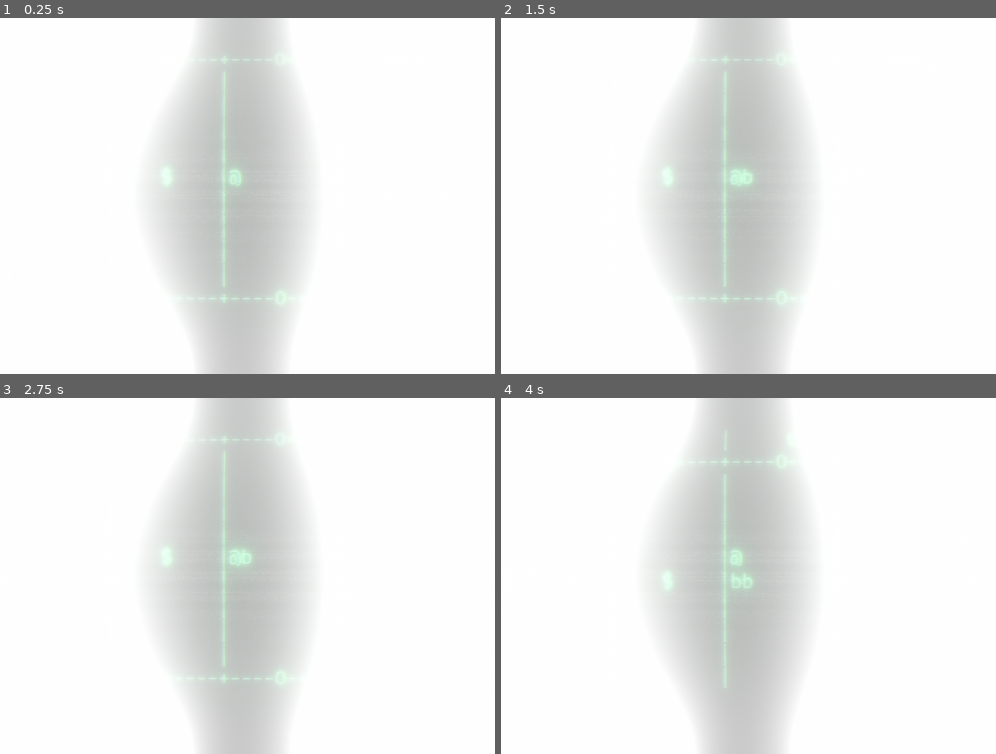
Above: before the commit, frames 1-4 (two rows, left to right).
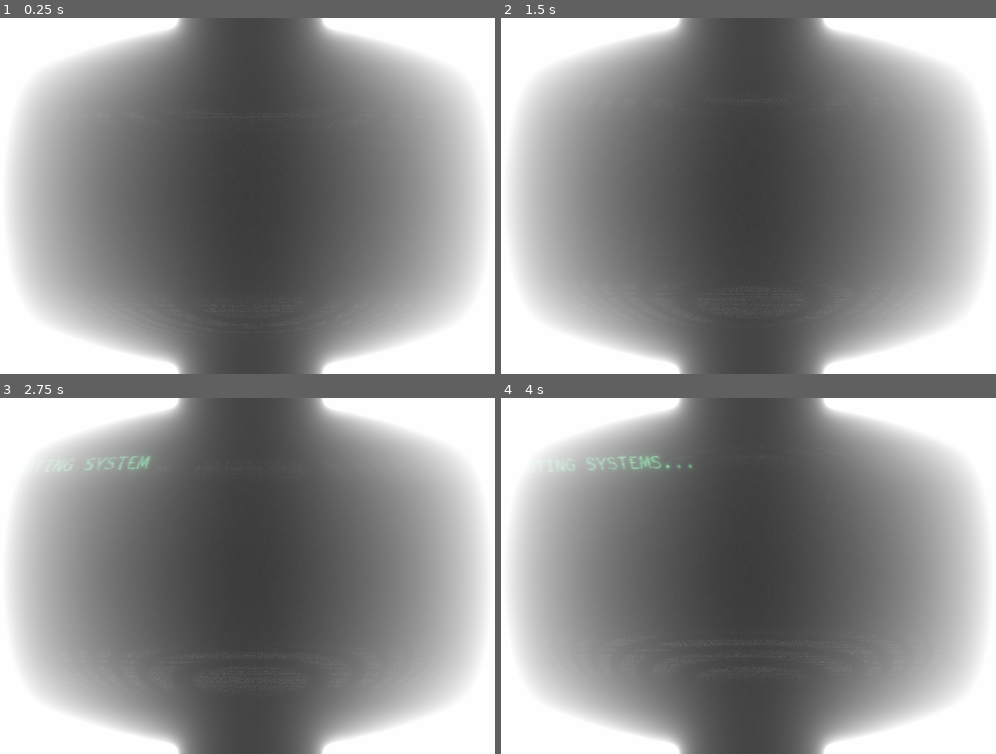
Above: after the commit, the same moments.

Repository: JakobSchauser/inversion-control
Game: Godot game, scene res://world.tscn
Two runs of this game, one before a commit and one after it. Both use one fixed random seed, a clock stepped at 60 frames per second and the inputs below.
Inputs:
- Up to frame 1 (0.25 s): no input
- Up to frame 2 (1.5 s): tap Enter (ui_accept) at 0.5, 0.77, 0.8, 1.07, 1.25, 1.35 s; hold Right (ui_right) 0.53-1.28 s; tap B (b) at 0.6 s; hold Backspace (backspace) from 1.28 s (still down)
- Up to frame 3 (2.75 s): tap Enter (ui_accept) at 1.52, 1.82, 2.3 s; tap B (b) at 1.55, 2.1 s; tap R (restart) at 2 s; release Backspace (backspace) at 2.03 s; hold Right (ui_right) from 2.03 s (still down)
- Up to frame 4 (4 s): release Right (ui_right) at 2.78 s; hold Up (ui_up) 2.78-3.53 s; tap B (b) at 2.85 s; tap Enter (ui_accept) at 3.02, 3.32, 3.5, 3.6, 3.77 s; hold Left (ui_left) from 3.53 s (still down)

The runs differ from the first frame. In frame 1, 80% of the frame differs, in the area x 2-98%, y 0-100%; in frame 2, 80%; in frame 3, 80%; in frame 4, 80%.

Commit message:
mangemangemange ændringer

Diff:
--- a/world.gd
+++ b/world.gd
@@ -19,6 +19,28 @@
 var SWAP="SWAP"
 
 
+var globaldead = false
+
+
+var menuselectplayer = AudioStreamPlayer.new()
+var writeplayer = AudioStreamPlayer.new()
+
+
+var walksound = preload("sfx/compute.wav")
+var deathsound = preload("sfx/sfx1.wav")
+var deathmovesound = preload("sfx/sfx4.wav")
+var deletesound = preload("sfx/sfx3.wav")
+var pickupsound = preload("sfx/sfx7.wav")
+var menuselectsound = preload("sfx/sfx6.wav")
+var menumovesound = preload("sfx/sfx5.wav")
+var printsound = preload("sfx/computer.wav")
+
+
+onready var audio = $AudioStreamPlayer
+
+
+var running_intro = true
+
 onready var cam = $Camera2D
 onready var campos = cam.position
 
@@ -29,6 +51,8 @@
 
 onready var movelabel = $movelist
 var printlist = []
+
+onready var titlelabel = $title
 
 onready var originalmovelabel = $originalMoves
 var transformedprintlist = []
@@ -57,6 +81,11 @@
 var current_items = ["REPEAT"]
 # Called when the node enters the scene tree for the first time.
 func _ready():
+	add_child(menuselectplayer)
+	add_child(writeplayer)
+	writeplayer.stream = printsound
+
+
 	load_level()
 	drawmove(Vector2())
 	movelabel.text = ""
@@ -65,8 +94,9 @@
 	update_printlist([])
 	update_original_printlist([])
 
-
-	#pass # Replace with function body.
+	intro()
+	#imove = true
+	#running_intro = false
 
 func load_level():
 	var file = File.new()
@@ -123,24 +153,29 @@
 
 
 
+	#_______
+
 	var y = 10
-	var x = 30
+	var x = 10
 	var offy = floor((pos.y + min(0,v.y))/y)*y
-	var offx = floor((pos.x + min(0,v.x))/x)*x
-
-	offy = pos.y - y/2
+	var offx = floor((pos.x + min(0,v.x)) /x)*x
+
+	# offy = pos.y - y/2
 	#offx = pos.x - x/2
 
 
 	var snit = M.slice(offy,offy+y).duplicate()
 	var snit2 = ""
 	for s in snit:
-		snit2 += s.substr(offx,x+1) + "\n"
+		snit2 += s.substr(offx-10,x+1 + 20) + "\n"
 	level.text = snit2
+	#_________
 
 
 func change_color(col):
 	level.set("custom_colors/default_color", col)
+	movelabel.set("custom_colors/default_color", col)
+	titlelabel.set("custom_colors/default_color", col)
 
 func draw_ghost():
 	var sofar = Vector2()
@@ -161,10 +196,21 @@
 	imove = false
 	var i = 0
 	for m in moves_:
+		if dead:
+			audio.stream = deathmovesound
+		else:
+			audio.stream = walksound
+		audio.play()
+
 		i += 1
-		cursor = i
-		update_printlist(moves_)
-
+
+
+		if not dead:
+			cursor = i
+			update_printlist(moves_)
+		else:
+			cursor = len(allmoves)-i
+			update_printlist(allmoves.slice(0,cursor))
 		lerpcam(m)
 		# p.position += m*gridsize
 		var pp = pos + m
@@ -193,12 +239,16 @@
 		moves = []
 		movelabel.text = ""
 		originalmovelabel.text = ""
+		globaldead = false
+		update_printlist(moves)
 
 	if not door and not dead:
 		if last_spot == " ":
 			yield(get_tree().create_timer(0.5),"timeout")
 			kill_player()
 		else:
+			audio.stream = pickupsound
+			audio.play()
 			if last_spot == "1":
 				current_items.append("REVERSE")
 			elif last_spot == "2":
@@ -210,6 +260,8 @@
 			standon  = " "
 			yield(get_tree().create_timer(2),"timeout")
 			kill_player()
+
+
 func mirror(moves, axis):
 	var mm = []
 	for m in moves:
@@ -261,10 +313,85 @@
 			m = new
 	return m
 
+func play_sound(s):
+	var a = AudioStreamPlayer.new()
+	a.stream = s
+	add_child(a)
+	a.play()
+	yield(a, "finished")
+	a.queue_free()
+
+
+
+func write(st):
+	var stt = ""
+	for s in st:
+		if s != "#":
+			stt += s
+
+	level.text = stt.to_upper()
+
+	var j = 0
+	for s in range(len(st)):
+		var time = 0.01
+		var thelastjthatwas = j
+		j += 1
+		if st[s] == "\n":
+			j -= 1
+			time = 0.5
+		if st[s] == "#":
+			time = 0.5
+			j -= 1
+		if st[s] == ".":
+			time = 0.2
+
+
+
+		if j != thelastjthatwas and j % 1 == 0 and true:
+			play_sound(printsound)
+
+
+
+		yield(get_tree().create_timer(time),"timeout")
+		level.visible_characters = j
+
+	print("whatt")
+	running_intro = false
+	imove = true
+	level.visible_characters = -1
+	drawmove(Vector2())
+
+	level.visible_characters = 0
+	slowwrite(level,0.0001)
+	movelabel.visible_characters = 0
+	slowwrite(movelabel,0.1)
+
+
+func intro():
+	titlelabel.text = ""
+	movelabel.text = ""
+	running_intro = true
+
+	imove = false
+	level.visible_characters = 0
+
+	yield(get_tree().create_timer(2),"timeout")
+	write("\nbooting systems#...#\nbooting subsystems#...#\nuser name:# schrunkin#\npassword:# ********#\nincorrect password,# try again.#\nuser name:# schrunkin#\npassword:## ***##\naccess granted.#\nloading gwj2021 entry#...###")
+
+
+func intro_text(t, spd=0.02):
+	level.text = t.to_upper()
+	slowwrite(level, spd)
+
+
+
+
+
 
 func slowwrite(label,speed = 0.02):
 	if label.visible_characters < len(label.text) and label.visible_characters != -1:
 		label.visible_characters += 12
+		play_sound(printsound)
 		yield(get_tree().create_timer(speed),"timeout")
 		slowwrite(label,speed)
 	else:
@@ -277,6 +404,9 @@
 	return m
 
 func kill_player():
+	globaldead = true
+	audio.stream = deathsound
+	audio.play()
 	standon = " "
 	domoves(make_moves(allmoves, [REVERSE, FLIPX, FLIPY]), true)
 
@@ -296,7 +426,7 @@
 	return "down"
 
 func update_printlist(_moves):
-	printlist = ["MOVES:"]
+	printlist = []
 	var i = 0
 	for m in _moves:
 		var cc = " "
@@ -304,7 +434,22 @@
 			cc = ">"
 		i += 1
 		printlist.append(cc + vec2dir(m).to_upper())
-	movelabel.text = make_str(printlist)
+
+	var words_per_line = 10
+
+	var firsthalf = printlist.slice(0,words_per_line-1)
+	var secondhalf = printlist.slice(words_per_line,-1)
+
+	var finalrows = ["MOVES:"]
+	for fh in range(len(firsthalf)):
+		if fh < len(secondhalf):
+			var ws = ""
+			for f in range(7-len(firsthalf[fh])):
+				ws += " "
+			finalrows.append(firsthalf[fh] + ws + secondhalf[fh])
+		else:
+			finalrows.append(firsthalf[fh])
+	movelabel.text = make_str(finalrows)
 
 func update_original_printlist(_moves):
 	printlist = ["MOVES"]
@@ -340,8 +485,23 @@
 
 
 func _process(delta):
+	if running_intro:
+		return
 	if (Input.is_action_just_pressed("restart")):
 		kill_player()
+
+
+	if imove:
+		titlelabel.text = "RECORDING NEW MOVES"
+	if itemmenu:
+		titlelabel.text = "CHOOSE A TRANSFORMATION"
+	elif not imove and globaldead:
+		titlelabel.text = "RETURNING"
+	elif not imove:
+		titlelabel.text = "PLAYBACK OF MOVES"
+	elif len(moves) > 19:
+		titlelabel.text = "OUT OF MEMORY"
+
 
 	lerpcam(Vector2())
 	if itemmenu:
@@ -359,19 +519,33 @@
 		itemlabel.text = pt
 		update_printlist(make_moves(moves, [current_items[itemcursor]]))
 		if(Input.is_action_just_pressed("ui_left")):
+			var bf = itemcursor
 			itemcursor = max(0,itemcursor-1)
+			if bf != itemcursor:
+				audio.stream = menumovesound
+				audio.play()
+
 		elif (Input.is_action_just_pressed("ui_right")):
+			var bf = itemcursor
 			itemcursor = min(len(current_items)-1,itemcursor+1)
+			if bf != itemcursor:
+				audio.stream = menumovesound
+				audio.play()
 		elif (Input.is_action_just_pressed("ui_accept")):
+			menuselectplayer.stream = menuselectsound
+			menuselectplayer.play()
 			itemmenu = false
 			domoves(make_moves(moves, [current_items[itemcursor]]))
 			itemlabel.text = ""
 
 
 		return
+
 	if Input.is_action_just_pressed("debug"):
 		debug = !debug
 		imove = debug
+
+
 	if not imove:
 		return
 
@@ -397,6 +571,8 @@
 	elif (Input.is_action_just_pressed("save")):
 		standon = "s"
 	elif (Input.is_action_just_pressed("backspace")):
+		audio.stream = deletesound
+		audio.play()
 		var mmm = moves.back()
 		if mmm:
 			pos -= mmm
@@ -408,7 +584,14 @@
 			update_printlist(moves)
 			update_original_printlist(moves)
 
+	if len(moves) > 19:
+		move = Vector2()
+
 	if move != Vector2():
+		audio.stream = walksound
+		audio.pitch_scale = rand_range(1,1.01)
+		audio.play()
+
 		lerpcam(-2*move)
 		var mv = pos + move
 
--- a/world.tscn
+++ b/world.tscn
@@ -15,7 +15,7 @@
 background_energy = 1.15
 tonemap_exposure = 1.3
 tonemap_white = 15.85
-auto_exposure_scale = 0.01
+auto_exposure_scale = 0.02
 ss_reflections_fade_in = 0.0055744
 ss_reflections_depth_tolerance = 128.0
 ssao_radius = 0.1
@@ -28,7 +28,7 @@
 glow_levels/6 = true
 glow_levels/7 = true
 glow_intensity = 1.16
-glow_strength = 1.01
+glow_strength = 0.84
 glow_bloom = 1.0
 glow_blend_mode = 1
 glow_hdr_scale = 3.09
@@ -268,25 +268,25 @@
 [sub_resource type="ShaderMaterial" id=10]
 shader = SubResource( 9 )
 shader_param/overlay = true
-shader_param/scanlines_opacity = 0.165
-shader_param/scanlines_width = 0.25
+shader_param/scanlines_opacity = 0.275
+shader_param/scanlines_width = 0.353
 shader_param/grille_opacity = 0.0
-shader_param/resolution = Vector2( 640, 480 )
-shader_param/pixelate = false
-shader_param/roll = false
+shader_param/resolution = Vector2( 1280, 960 )
+shader_param/pixelate = true
+shader_param/roll = true
 shader_param/roll_speed = 0.4
-shader_param/roll_size = 2.0
-shader_param/roll_variation = 2.0
+shader_param/roll_size = 11.804
+shader_param/roll_variation = 0.847
 shader_param/distort_intensity = 0.01
-shader_param/noise_opacity = 0.08
+shader_param/noise_opacity = 0.07
 shader_param/noise_speed = 5.0
 shader_param/static_noise_intensity = 0.06
 shader_param/aberration = 0.03
-shader_param/brightness = 1.5
+shader_param/brightness = 1.6
 shader_param/discolor = true
 shader_param/warp_amount = 1.245
 shader_param/clip_warp = true
-shader_param/vignette_intensity = 0.4
+shader_param/vignette_intensity = 0.6
 shader_param/vignette_opacity = 0.5
 
 [node name="world" type="Node"]
@@ -321,10 +321,34 @@
 }
 
 [node name="movelist" type="RichTextLabel" parent="."]
-margin_left = 992.0
+margin_left = 960.0
 margin_top = 96.0
-margin_right = 1216.0
+margin_right = 1729.0
 margin_bottom = 544.0
+theme = SubResource( 3 )
+custom_colors/default_color = Color( 0.0235294, 0.505882, 0.235294, 1 )
+custom_fonts/normal_font = SubResource( 4 )
+text = "+---------+---------+---------+
+|         |    @    |         |
+|         |         |         |
+|         |         |         |
+|         |         |         |
+|         O         O         |
+|        b|         |         |
+|        b|         |         |
+|        b|         |         |
+|      bbb|         |         |
++----O----+----O----+----O----+"
+scroll_active = false
+__meta__ = {
+"_edit_use_anchors_": false
+}
+
+[node name="title" type="RichTextLabel" parent="."]
+margin_left = 320.0
+margin_top = 64.0
+margin_right = 1184.0
+margin_bottom = 96.0
 theme = SubResource( 3 )
 custom_colors/default_color = Color( 0.0235294, 0.505882, 0.235294, 1 )
 custom_fonts/normal_font = SubResource( 4 )
@@ -390,7 +414,7 @@
 
 [node name="CRT" type="ColorRect" parent="."]
 material = SubResource( 10 )
-margin_left = 224.0
+margin_left = 243.0
 margin_top = 32.0
 margin_right = 1280.0
 margin_bottom = 672.0
Not shown, added: sfx/compute.wav.import
Not shown, removed: sfx/computer 01 Poly Grid.wav.import
Not shown, removed: sfx/computer 02 Poly Grid.wav.import
Not shown, removed: sfx/computer 03 Poly Grid.wav.import
Not shown, removed: sfx/computer 04 Poly Grid.wav.import
Not shown, removed: sfx/computer 05 Poly Grid.wav.import
Not shown, removed: sfx/computer 06 Poly Grid.wav.import
Not shown, removed: sfx/computer 07 Poly Grid.wav.import
Not shown, added: sfx/computer-old1.wav.import
Not shown, added: sfx/computer.wav.import
Not shown, added: sfx/sfx1.wav.import
Not shown, added: sfx/sfx2.wav.import
(and 15 more such lines)
